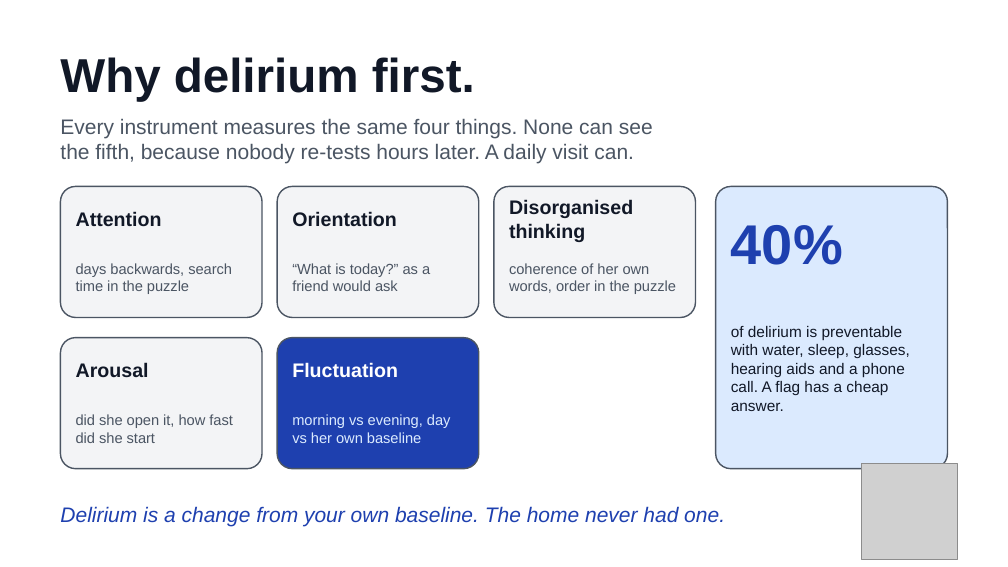
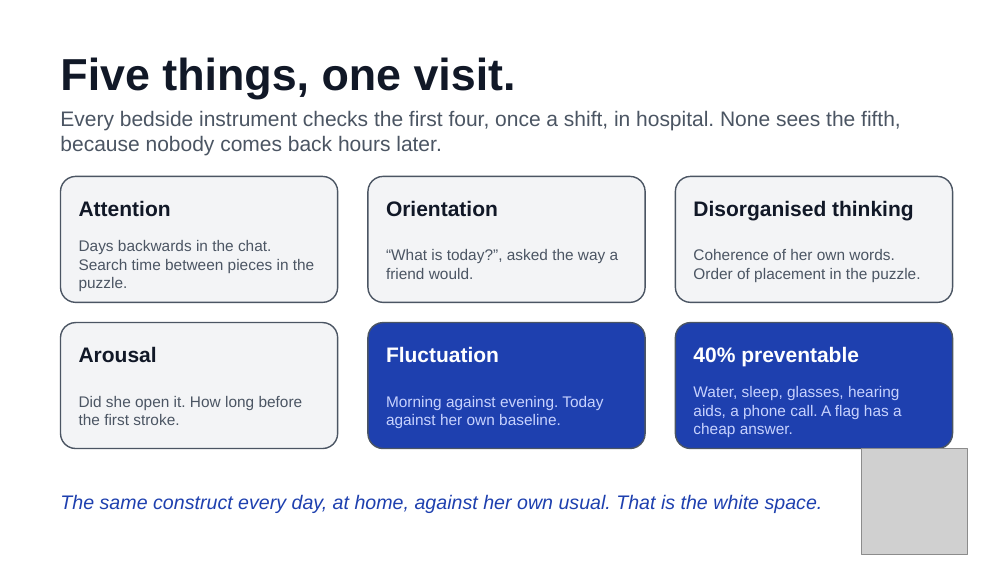
Before and after one commit to cpluntke/ernie, a slide deck: slide 6 of docs/talk/ernie-talk.pptx. Drawn at 1008x567 pixels with LibreOffice and Linux fonts; fonts in the diff are those of the drawing; grey boxes stand for pictures. Boxes give left, top, right and bottom in pixels: in the first picture for what was removed or moved away, otherwise in the second. Text is boxed around its words. In the diff, an @@ line names an element or a change of style, - is before the commit and + after.

```diff
--- a/docs/talk/ernie-talk.pptx
+++ b/docs/talk/ernie-talk.pptx
@@ text at (60,57,516,99): text changed; size 34 to 32 pt @@
-Why delirium first.
+Five things, one visit.
@@ text at (60,111,901,156): text changed @@
-Every instrument measures the same four things. None can see the fifth, because nobody re-tests hours later. A daily visit can.
+Every bedside instrument checks the first four, once a shift, in hospital. None sees the fifth, because nobody comes back hours later.
@@ rounded rectangle: place and size @@
-rounded rectangle at (60,186,262,318)
+rounded rectangle at (60,176,338,302)
@@ rounded rectangle: place and size @@
-rounded rectangle at (277,186,479,318)
+rounded rectangle at (368,176,645,302)
@@ proportions changed in 5 elements at (60,176,338,302), (60,323,338,449), (368,176,645,302), (368,323,645,449), (675,176,953,302) @@
@@ rounded rectangle: place and size @@
-rounded rectangle at (494,186,696,318)
+rounded rectangle at (675,176,953,302)
@@ text "Attention": place and size @@
-text "Attention" at (76,211,162,227)
+text "Attention" at (79,200,171,217)
@@ text "Orientation": place and size @@
-text "Orientation" at (292,211,397,227)
+text "Orientation" at (386,200,498,217)
@@ size 14 to 15 pt in 5 elements at (79,200,171,217), (79,346,157,363), (386,200,498,217), (386,346,499,362), (693,200,914,220) @@
@@ text "Disorganised thinking": place and size @@
-text "Disorganised thinking" at (509,199,633,242)
+text "Disorganised thinking" at (693,200,914,220)
@@ text at (79,240,314,291): text changed; size 10.5 to 11 pt @@
-days backwards, search time in the puzzle
+Days backwards in the chat. Search time between pieces in the puzzle.
@@ text at (386,249,619,279): text changed; size 10.5 to 11 pt @@
-“What is today?” as a friend would ask
+“What is today?”, asked the way a friend would.
@@ text at (693,249,921,282): text changed; size 10.5 to 11 pt @@
-coherence of her own words, order in the puzzle
+Coherence of her own words. Order of placement in the puzzle.
@@ rounded rectangle: place and size @@
-rounded rectangle at (60,338,262,469)
+rounded rectangle at (60,323,338,449)
@@ rounded rectangle: place and size @@
-rounded rectangle at (277,338,479,469)
+rounded rectangle at (368,323,645,449)
@@ rounded rectangle: place and size @@
-rounded rectangle at (716,186,948,469)
+rounded rectangle at (675,323,953,449)
@@ rounded rectangle at (675,323,953,449): fill #DBEAFE to #1E40AF; proportions changed @@
@@ text "Arousal": place and size @@
-text "Arousal" at (76,362,149,377)
+text "Arousal" at (79,346,157,363)
@@ text "Fluctuation": place and size @@
-text "Fluctuation" at (292,362,398,377)
+text "Fluctuation" at (386,346,499,362)
@@ text at (693,346,859,366): text changed; size 40 to 15 pt; text colour #1E40AF to #FFFFFF @@
-40%
+40% preventable
@@ text at (693,386,902,437): text changed; text colour #111827 to #C7D2FE @@
-of delirium is preventable with water, sleep, glasses, hearing aids and a phone call. A flag has a cheap answer.
+Water, sleep, glasses, hearing aids, a phone call. A flag has a cheap answer.
@@ text at (79,396,303,425): text changed; size 10.5 to 11 pt @@
-did she open it, how fast did she start
+Did she open it. How long before the first stroke.
@@ text at (386,396,603,428): text changed; size 10.5 to 11 pt; text colour #DBEAFE to #C7D2FE @@
-morning vs evening, day vs her own baseline
+Morning against evening. Today against her own baseline.
@@ picture: place and size @@
-picture at (862,464,958,559)
+picture at (862,449,968,554)
@@ text at (60,494,823,513): text changed; size 15 to 14 pt @@
-Delirium is a change from your own baseline. The home never had one.
+The same construct every day, at home, against her own usual. That is the white space.
```
Also in this commit, not shown: 6 other slides changed, 8 other files.
